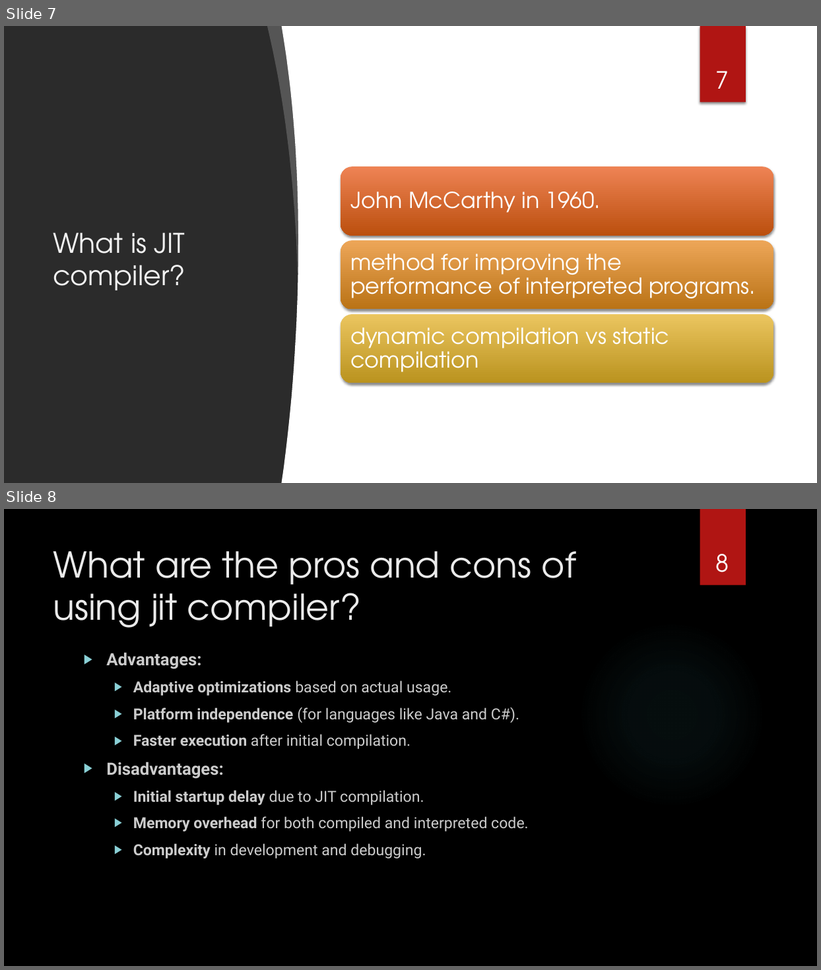
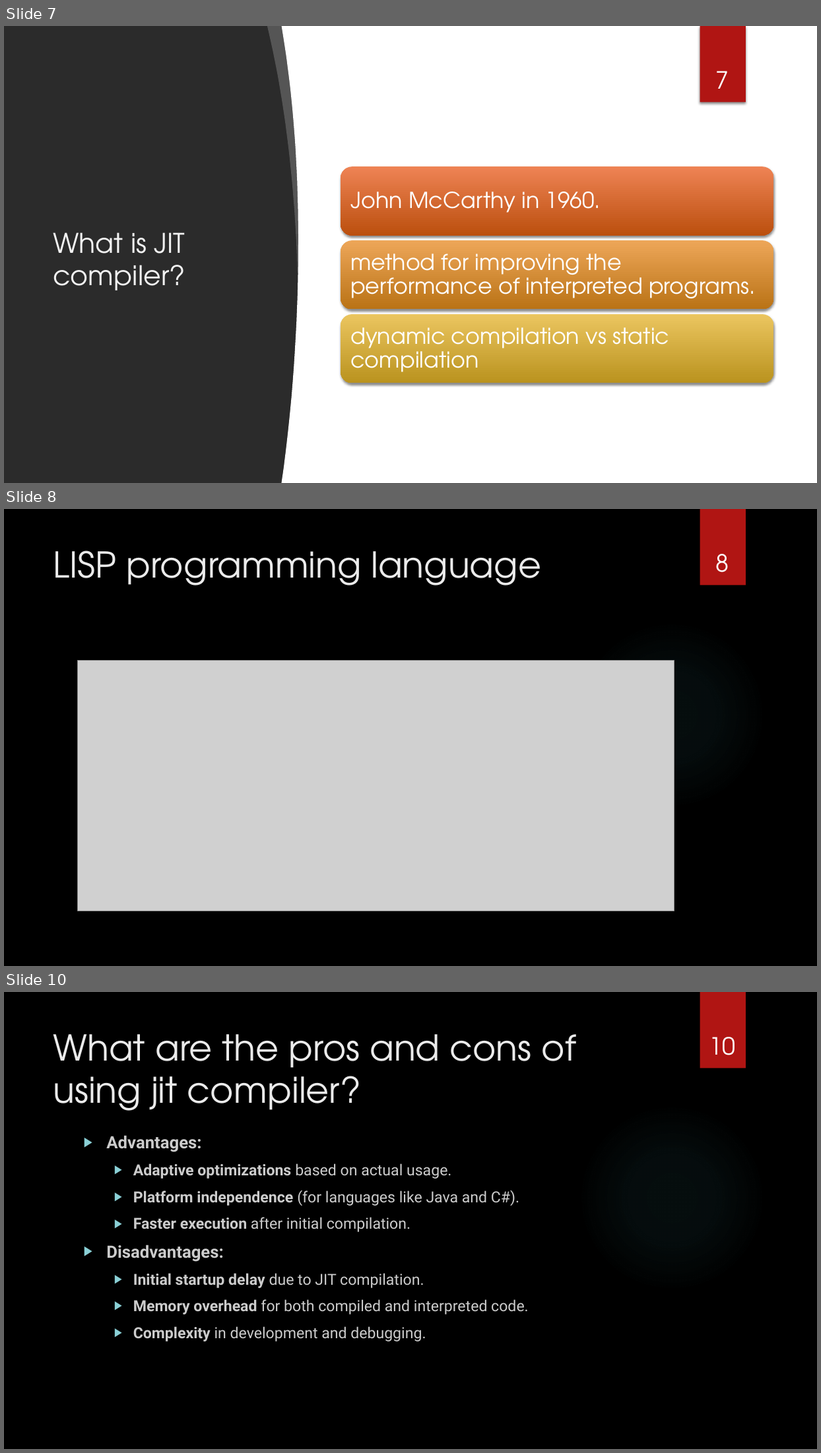
Before and after one commit to sebivenlo/esd-2024-jit-compiler, a slide deck: documents/presentation/presentation jit compiler.pptx. Shown one above the other, each under a label of ours: slides 7 and 8 before the commit, slides 7, 8 and 10 after it; the slides between them are not shown. The pictures are 821x970 and 821x1453 pixels, drawn with LibreOffice and Linux fonts; fonts in the diff are those of the drawing; grey boxes stand for pictures; background and template pictures are left out; a plain dark background stands for a picture behind light text. Boxes give left, top, right and bottom in pixels: in the first picture for what was removed or moved away, otherwise in the second. Text is boxed around its words. In the diff, an @@ line names an element or a change of style, - is before the commit and + after.

```diff
--- a/documents/presentation/presentation jit compiler.pptx
+++ b/documents/presentation/presentation jit compiler.pptx
@@ slide 8 added at (4, 509, 817, 966), background picture (left out); not listed: 2 template elements that a slide beside it also shows @@
@@ title added at (54, 551, 541, 586), 42 pt, text #EBEBEB @@
+LISP programming language
@@ page number added at (715, 554, 729, 572), 28 pt, text #FFFFFF @@
+8
@@ picture added at (78, 660, 675, 911) @@
@@ what was slide 8 is now slide 10 @@
@@ page number at (710, 1037, 736, 1055): text changed @@
-8
+10
```
Also in this commit, not shown: 1 other slide added.
